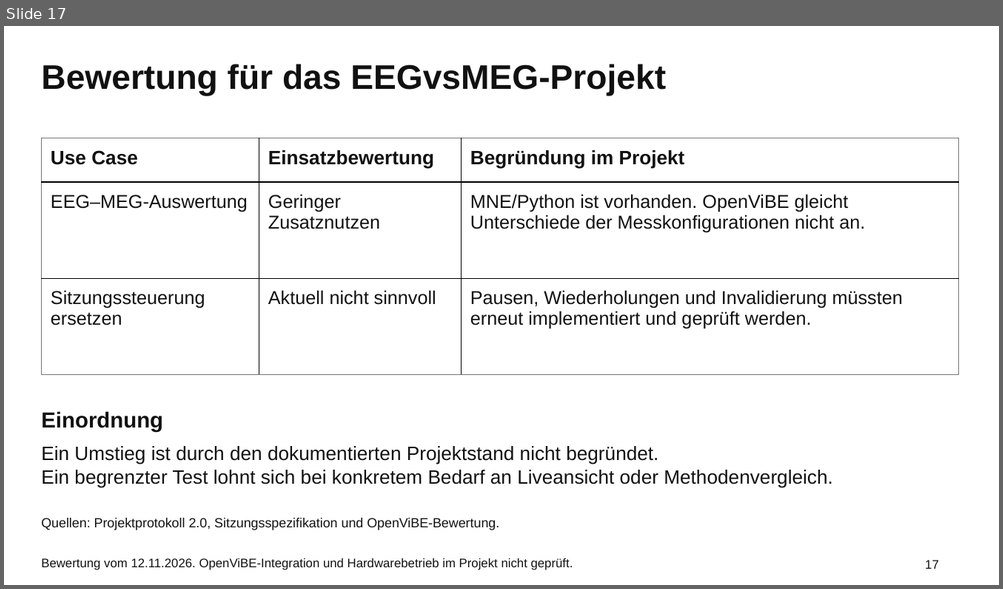
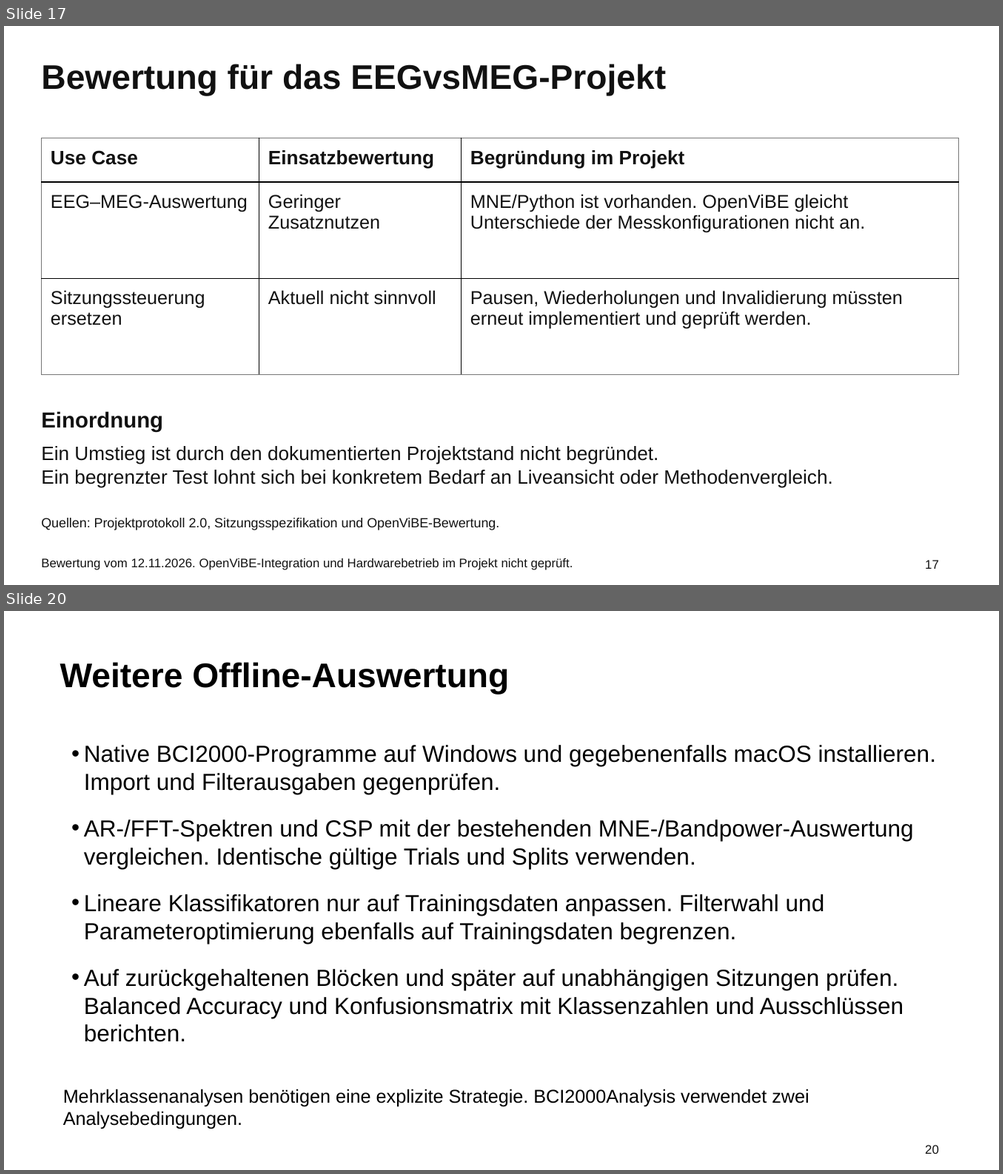
Before and after one commit to theoavgitidis/EEGvsMEG, a slide deck: presentations/EEGvsMEG_Update_13.11.2026.pptx. Shown one above the other, each under a label of ours: slide 17 before the commit, slides 17 and 20 after it; the slides between them are not shown. The pictures are 1003x589 and 1003x1174 pixels, drawn with LibreOffice and Linux fonts; fonts in the diff are those of the drawing. Boxes give left, top, right and bottom in pixels: in the first picture for what was removed or moved away, otherwise in the second. Text is boxed around its words. In the diff, an @@ line names an element or a change of style, - is before the commit and + after.

Commit message:
BCI2000-Offlineüberblick zum Update 13.11.2026 ergänzen

```diff
--- a/presentations/EEGvsMEG_Update_13.11.2026.pptx
+++ b/presentations/EEGvsMEG_Update_13.11.2026.pptx
@@ slide 20 added at box(4, 611, 999, 1170), background #FFFFFF @@
@@ text added at box(60, 662, 509, 695), 33 pt, text #000000, bold @@
+Weitere Offline-Auswertung
@@ text added at box(84, 745, 936, 1042), 22.5 pt, text #000000 @@
+• Native BCI2000-Programme auf Windows und gegebenenfalls macOS installieren. Import und Filterausgaben gegenprüfen.
+• AR-/FFT-Spektren und CSP mit der bestehenden MNE-/Bandpower-Auswertung vergleichen. Identische gültige Trials und Splits verwenden.
+• Lineare Klassifikatoren nur auf Trainingsdaten anpassen. Filterwahl und Parameteroptimierung ebenfalls auf Trainingsdaten begrenzen.
+• Auf zurückgehaltenen Blöcken und später auf unabhängigen Sitzungen prüfen. Balanced Accuracy und Konfusionsmatrix mit Klassenzahlen und Ausschlüssen berichten.
@@ text added at box(63, 1089, 808, 1130), 18 pt, text #000000 @@
+Mehrklassenanalysen benötigen eine explizite Strategie. BCI2000Analysis verwendet zwei Analysebedingungen.
@@ text added at box(925, 1145, 939, 1154), 12 pt, text #111111 @@
+20
```
Also in this commit, not shown: 1 slide changed, 2 other slides added.
